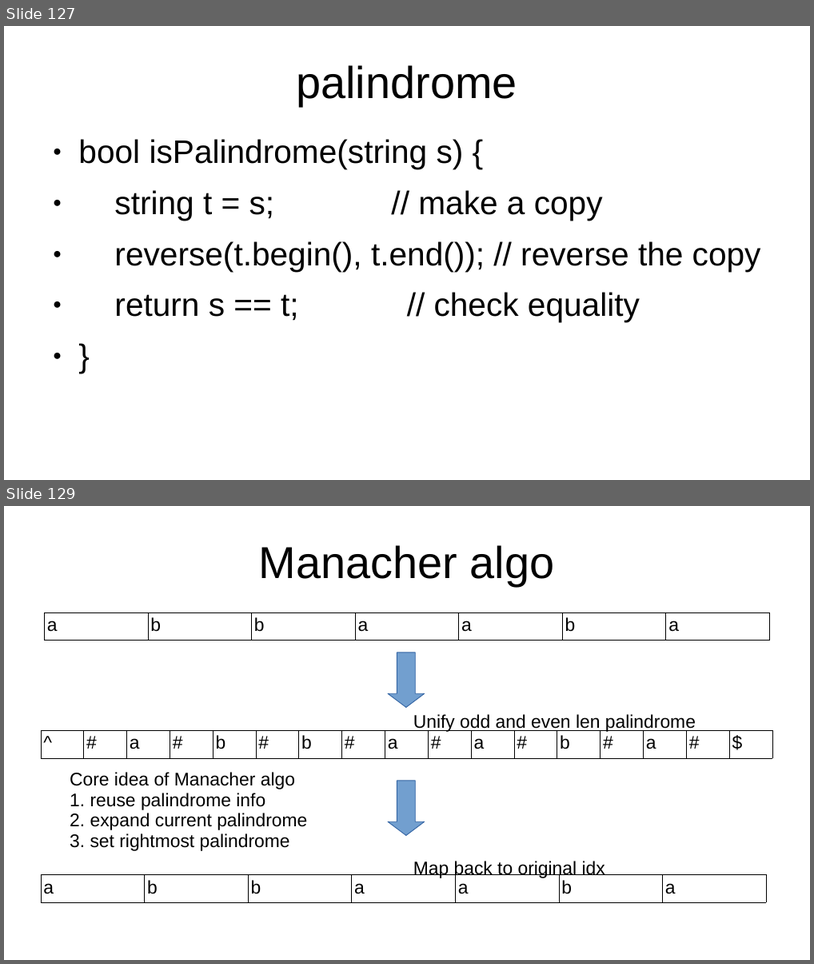
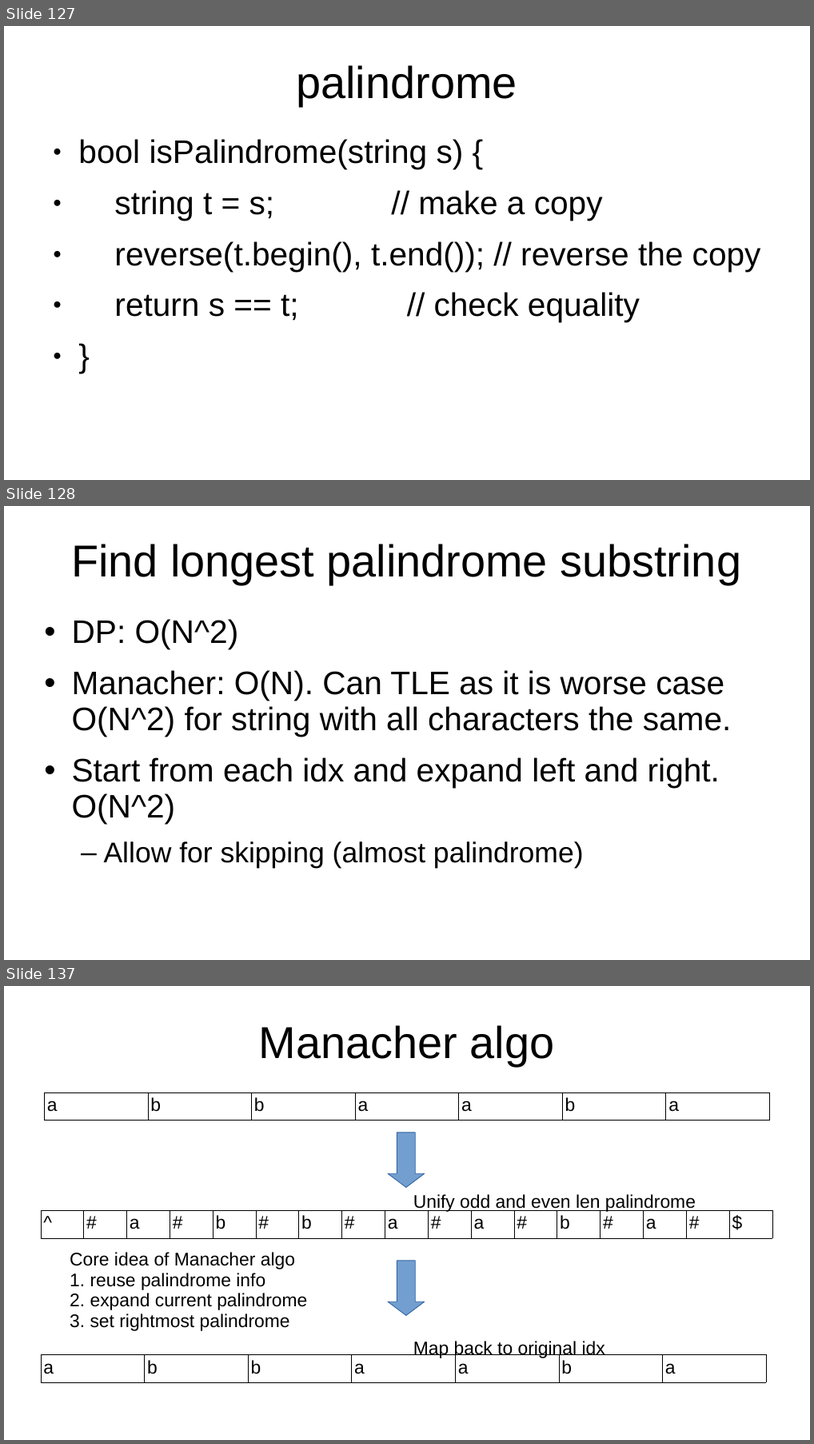
Before and after one commit to kindaichinisan/CompetitiveProgramming, a slide deck: MyCode/competitive_programming.ppt. Shown one above the other, each under a label of ours: slides 127 and 129 before the commit, slides 127, 128 and 137 after it; the slides between them are not shown. The pictures are 814x964 and 814x1444 pixels, drawn with LibreOffice and Linux fonts; fonts in the diff are those of the drawing. Boxes give left, top, right and bottom in pixels: in the first picture for what was removed or moved away, otherwise in the second. Text is boxed around its words. In the diff, an @@ line names an element or a change of style, - is before the commit and + after.

```diff
--- a/MyCode/competitive_programming.ppt
+++ b/MyCode/competitive_programming.ppt
@@ slide 128 added at (4,506,810,960), background #FFFFFF @@
@@ title added at (71,544,742,584), 44 pt, text #000000 @@
+Find longest palindrome substring
@@ text added at (72,619,732,868), 32 pt, text #000000 @@
+• DP: O(N^2)
+• Manacher: O(N). Can TLE as it is worse case O(N^2) for string with all characters the same.
+• Start from each idx and expand left and right. O(N^2)
+  – Allow for skipping (almost palindrome)
@@ what was slide 129 is now slide 137 @@
```
Also in this commit, not shown: 1 slide changed, 7 other slides added, 1 other file.
